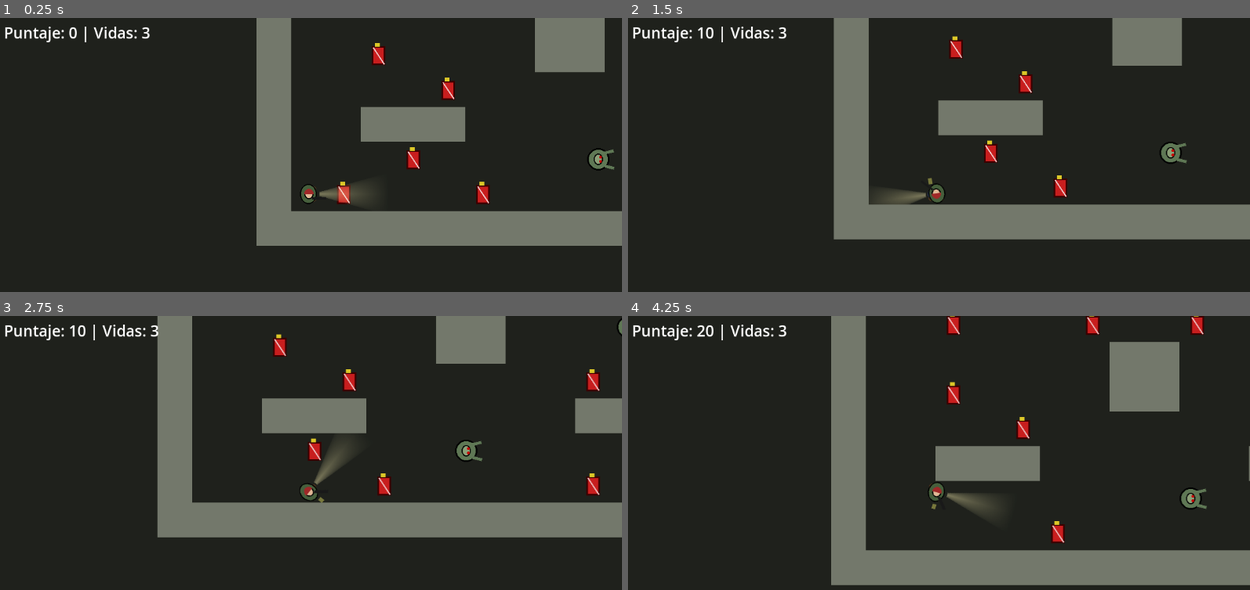
Above: before the commit, frames 1-4 (two rows, left to right).
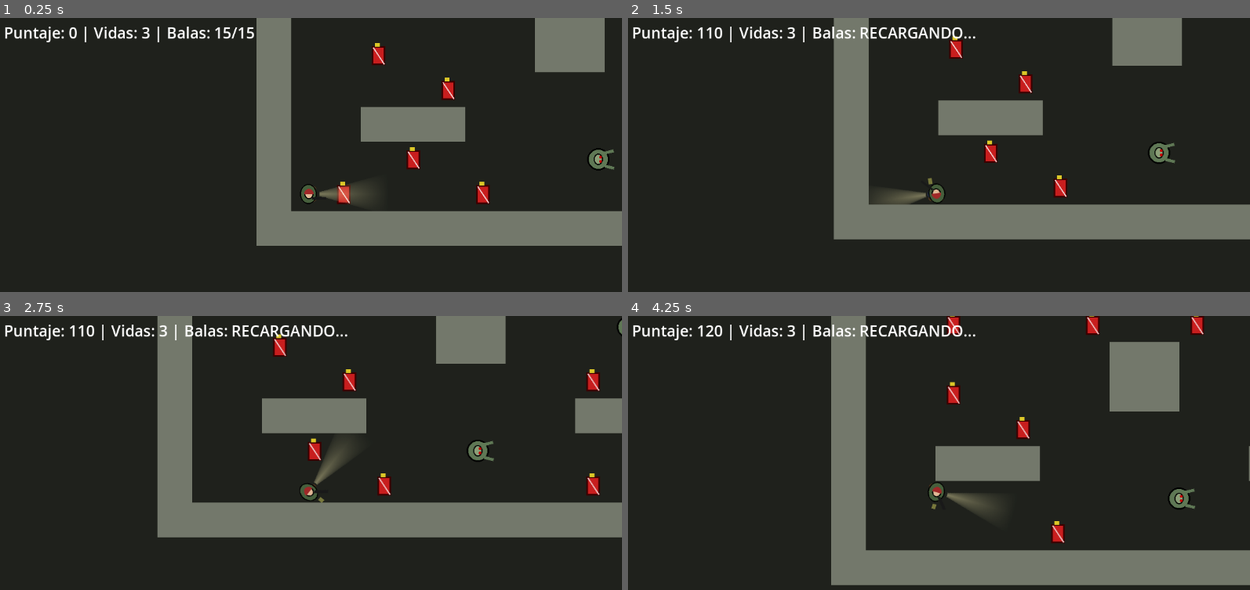
Above: after the commit, the same moments.

Repository: SofiaRubiano10/l-4d-lite
Game: Godot game, scene res://mundo.tscn
Same seed, same stepped clock (60 frames per second), same inputs: the game is played once before the commit and once after it.
Inputs (mouse positions are in pixels of both pictures, inside the frame that each line leads up to):
- Up to frame 1 (0.25 s): no input
- Up to frame 2 (1.5 s): move the mouse to (1075, 176) at 0.52 s; hold D (move_right) 0.53-1.28 s; click (1075, 176) at 0.6 s; tap R (recargar) at 0.8, 1.35 s; move the mouse to (808, 212) at 1.27 s; hold S (move_down) from 1.28 s (still down)
- Up to frame 3 (2.75 s): click (180, 510) at 1.55 s; move the mouse to (373, 414) at 2.02 s; release S (move_down) at 2.03 s; hold D (move_right) from 2.03 s (still down); click (373, 414) at 2.1 s; tap R (recargar) at 2.3 s
- Up to frame 4 (4.25 s): move the mouse to (907, 562) at 2.77 s; release D (move_right) at 2.78 s; hold W (move_up) 2.78-3.53 s; tap R (recargar) at 2.85, 3.8 s; click (907, 562) at 3.05 s; move the mouse to (1125, 543) at 3.52 s; hold A (move_left) from 3.53 s (still down); click (1125, 543) at 3.6 s

The runs differ from the first frame. In frame 1, 0.3% of the frame differs, in the area x 25-41%, y 3-9%; in frame 2, 1.2%; in frame 3, 1.2%; in frame 4, 1.2%, in the area x 11-94%, y 3-71%.

Commit message:
Cambio de daño a los zombies y disparo

Diff:
--- /dev/null
+++ b/bala.gd
@@ -0,0 +1,32 @@
+extends Area2D
+
+@export var speed: float = 650.0
+@export var distancia_maxima: float = 600.0
+
+var distancia_recorrida: float = 0.0
+
+
+func _ready():
+	body_entered.connect(_on_body_entered)
+	area_entered.connect(_on_area_entered)
+
+
+func _physics_process(delta):
+	var desplazamiento = speed * delta
+	position += Vector2.RIGHT.rotated(rotation) * desplazamiento
+	distancia_recorrida += desplazamiento
+	if distancia_recorrida >= distancia_maxima:
+		queue_free()
+
+
+func _on_body_entered(body):
+	if body.is_in_group("jugador"):
+		return
+	queue_free()
+
+
+func _on_area_entered(area):
+	if area.is_in_group("enemigos"):
+		if area.has_method("recibir_disparo"):
+			area.recibir_disparo()
+		queue_free()
--- /dev/null
+++ b/bala.tscn
@@ -0,0 +1,16 @@
+[gd_scene load_steps=3 format=3]
+
+[ext_resource type="Script" path="res://bala.gd" id="1_bala"]
+
+[sub_resource type="CircleShape2D" id="FormaBala"]
+radius = 4.0
+
+[node name="Bala" type="Area2D" groups=["balas"]]
+script = ExtResource("1_bala")
+
+[node name="Traza" type="Polygon2D" parent="."]
+color = Color(1, 0.88, 0.32, 1)
+polygon = PackedVector2Array(-6, -2, 6, -2, 8, 0, 6, 2, -6, 2)
+
+[node name="CollisionShape2D" type="CollisionShape2D" parent="."]
+shape = SubResource("FormaBala")
--- a/infectado.gd
+++ b/infectado.gd
@@ -1,6 +1,7 @@
 extends Area2D
 
 signal toco_al_jugador(infectado)
+signal abatido(infectado)
 
 enum Eje { HORIZONTAL, VERTICAL }
 
@@ -37,3 +38,8 @@
 
 func volver_a_casa():
 	position = inicio
+
+
+func recibir_disparo():
+	volver_a_casa()
+	abatido.emit(self)
--- a/jugador.gd
+++ b/jugador.gd
@@ -1,9 +1,13 @@
 extends CharacterBody2D
-# Taller 3 resuelto, más morir() para el Taller 4.
+# Taller 3 resuelto, más morir() y sistema de disparo real para el Taller 4.
+
+signal municion_cambiada(balas_actuales, cargador_max, esta_recargando)
 
 const CARGADOR = 15   # balas por cargador
 
 @export var speed = 180.0   # px/s
+
+var bala_escena = preload("res://bala.tscn")
 
 var balas = CARGADOR
 var recargando = false
@@ -12,6 +16,7 @@
 
 @onready var piernas = $Piernas
 @onready var torso = $Torso
+@onready var punto_disparo = $Torso/PuntoDisparo
 @onready var pasos = $Pasos
 @onready var disparo = $Disparo
 @onready var sonido_recarga = $Recarga
@@ -20,6 +25,8 @@
 
 func _ready():
 	inicio = position
+	torso.animation_finished.connect(_on_torso_animation_finished)
+	municion_cambiada.emit(balas, CARGADOR, recargando)
 
 
 func _physics_process(_delta):
@@ -75,8 +82,22 @@
 		recargar()
 		return
 	balas -= 1
+	municion_cambiada.emit(balas, CARGADOR, recargando)
+	instanciar_bala()
 	torso.play("disparar")
 	disparo.play()   # cada disparo es un sonido nuevo: aquí sí se reinicia
+
+
+func instanciar_bala():
+	var bala = bala_escena.instantiate()
+	bala.global_position = punto_disparo.global_position
+	bala.global_rotation = torso.global_rotation
+	get_parent().add_child(bala)
+
+
+func _on_torso_animation_finished():
+	if torso.animation == &"disparar" and not recargando and not muriendo:
+		torso.play("normal")
 
 
 # Nivel 3
@@ -84,11 +105,15 @@
 	if recargando or balas == CARGADOR:
 		return
 	recargando = true
+	municion_cambiada.emit(balas, CARGADOR, recargando)
 	torso.play("recargar")
 	sonido_recarga.play()
 	await torso.animation_finished
+	if muriendo:
+		return
 	balas = CARGADOR
 	recargando = false
+	municion_cambiada.emit(balas, CARGADOR, recargando)
 	torso.play("normal")
 
 
@@ -102,5 +127,6 @@
 	await torso.animation_finished
 	position = inicio
 	balas = CARGADOR
+	municion_cambiada.emit(balas, CARGADOR, recargando)
 	torso.play("normal")
 	muriendo = false
--- a/jugador.tscn
+++ b/jugador.tscn
@@ -238,3 +238,6 @@
 show_behind_parent = true
 position = Vector2(84, 0)
 texture = ExtResource("lin")
+
+[node name="PuntoDisparo" type="Marker2D" parent="Torso"]
+position = Vector2(28, 9)
--- a/mundo.gd
+++ b/mundo.gd
@@ -40,9 +40,13 @@
 	# Nivel 3: Conectar cada infectado del grupo "enemigos"
 	for enemigo in get_tree().get_nodes_in_group("enemigos"):
 		enemigo.toco_al_jugador.connect(_on_enemigo_toco)
+		enemigo.abatido.connect(_on_enemigo_abatido)
 
 	# Nivel 3: Conectar la señal timeout del TimerPoder
 	timer_poder.timeout.connect(_on_timer_poder_timeout)
+
+	# Conectar señal de munición del superviviente
+	jugador.municion_cambiada.connect(_on_municion_cambiada)
 
 	actualizar_hud()
 
@@ -105,8 +109,20 @@
 			jugador.morir()
 
 
+func _on_enemigo_abatido(_enemigo):
+	if juego_terminado:
+		return
+	puntaje += 100
+	actualizar_hud()
+
+
+func _on_municion_cambiada(_balas_actuales, _cargador_max, _esta_recargando):
+	actualizar_hud()
+
+
 func actualizar_hud():
-	$HUD/Puntaje.text = "Puntaje: %d | Vidas: %d" % [puntaje, vidas]
+	var estado_armas = "RECARGANDO..." if jugador.recargando else "%d/%d" % [jugador.balas, jugador.CARGADOR]
+	$HUD/Puntaje.text = "Puntaje: %d | Vidas: %d | Balas: %s" % [puntaje, vidas, estado_armas]
 
 
 func construir():
Not shown, added: bala.gd.uid
Not shown, added: infectado.gd.uid
